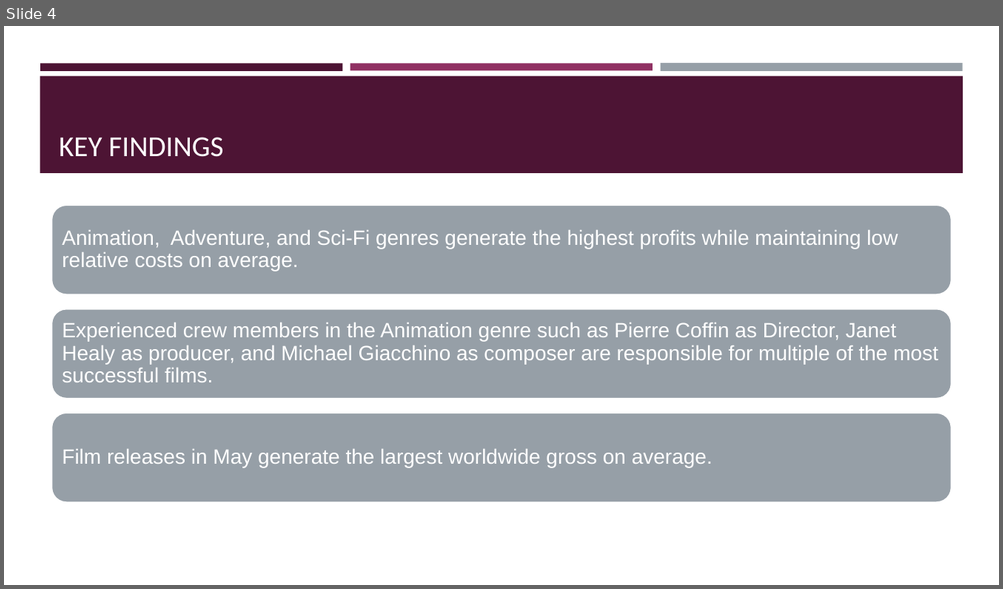
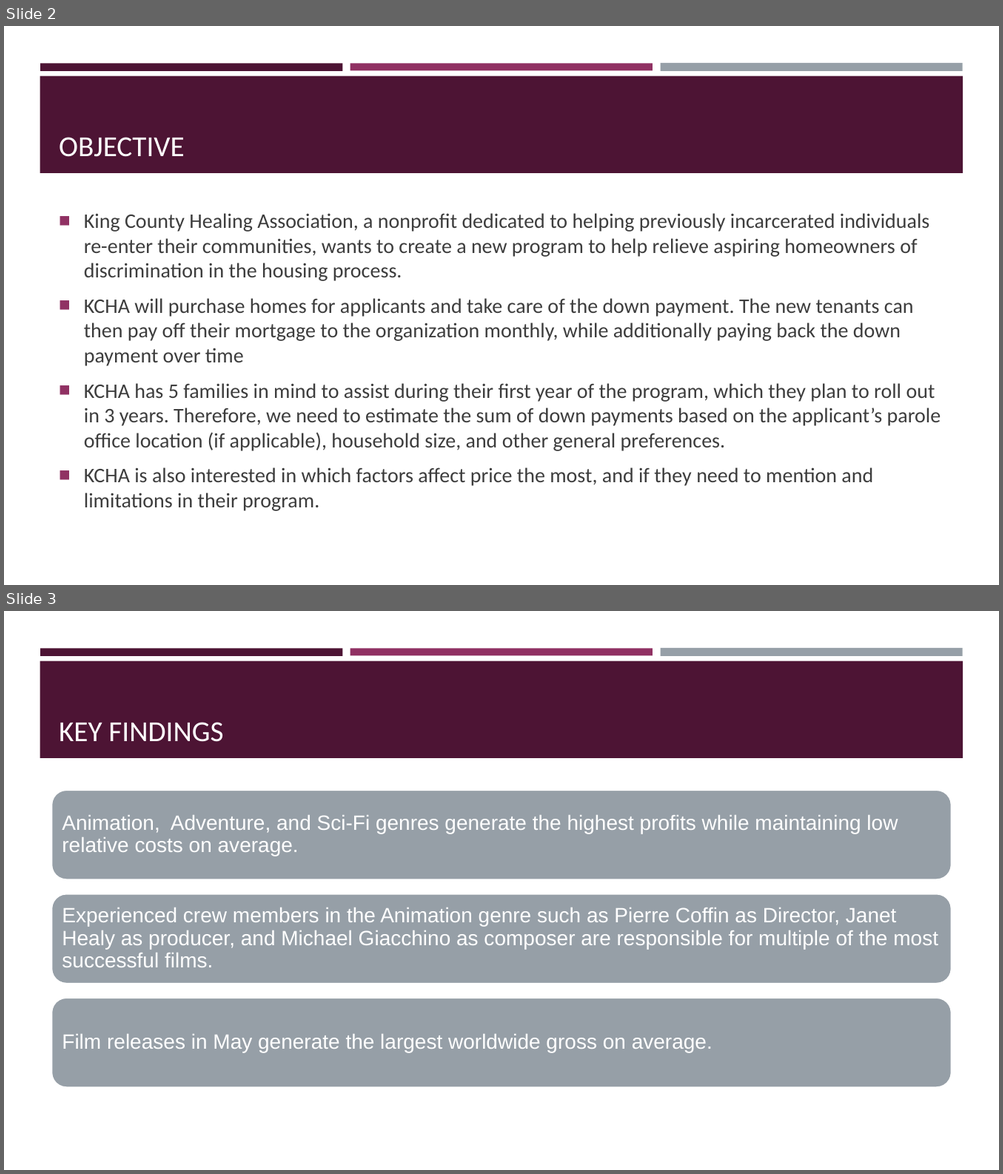
Before and after one commit to sabinabains/dsc-phase-2-project, a slide deck: Phase 1 Project - Sabina Bains - 10.13.21 Final.pptx. Shown one above the other, each under a label of ours: slide 4 before the commit, slides 2 and 3 after it. The pictures are 1003x589 and 1003x1174 pixels, drawn with LibreOffice and Linux fonts; fonts in the diff are those of the drawing. Boxes give left, top, right and bottom in pixels: in the first picture for what was removed or moved away, otherwise in the second. Text is boxed around its words. In the diff, an @@ line names an element or a change of style, - is before the commit and + after.

```diff
--- a/Phase 1 Project - Sabina Bains - 10.13.21 Final.pptx
+++ b/Phase 1 Project - Sabina Bains - 10.13.21 Final.pptx
@@ slide 2 added at [4,26,999,585], background #FFFFFF; not listed: 4 template elements that a slide beside it also shows @@
@@ title added at [59,137,185,157], 28 pt, text #FFFFFF @@
+OBJECTIVE
@@ text added at [84,213,941,511], 20 pt, text #3D3D3D @@
+■ King County Healing Association, a nonprofit dedicated to helping previously incarcerated individuals re-enter their communities, wants to create a new program to help relieve aspiring homeowners of discrimination in the housing process.
+■ KCHA will purchase homes for applicants and take care of the down payment. The new tenants can then pay off their mortgage to the organization monthly, while additionally paying back the down payment over time
+■ KCHA has 5 families in mind to assist during their first year of the program, which they plan to roll out in 3 years. Therefore, we need to estimate the sum of down payments based on the applicant’s parole office location (if applicable), household size, and other general preferences.
+■ KCHA is also interested in which factors affect price the most, and if they need to mention and limitations in their program.
@@ what was slide 4 is now slide 3 @@
```
Also in this commit, not shown: 1 slide changed, 2 slides removed, 16 other files.
